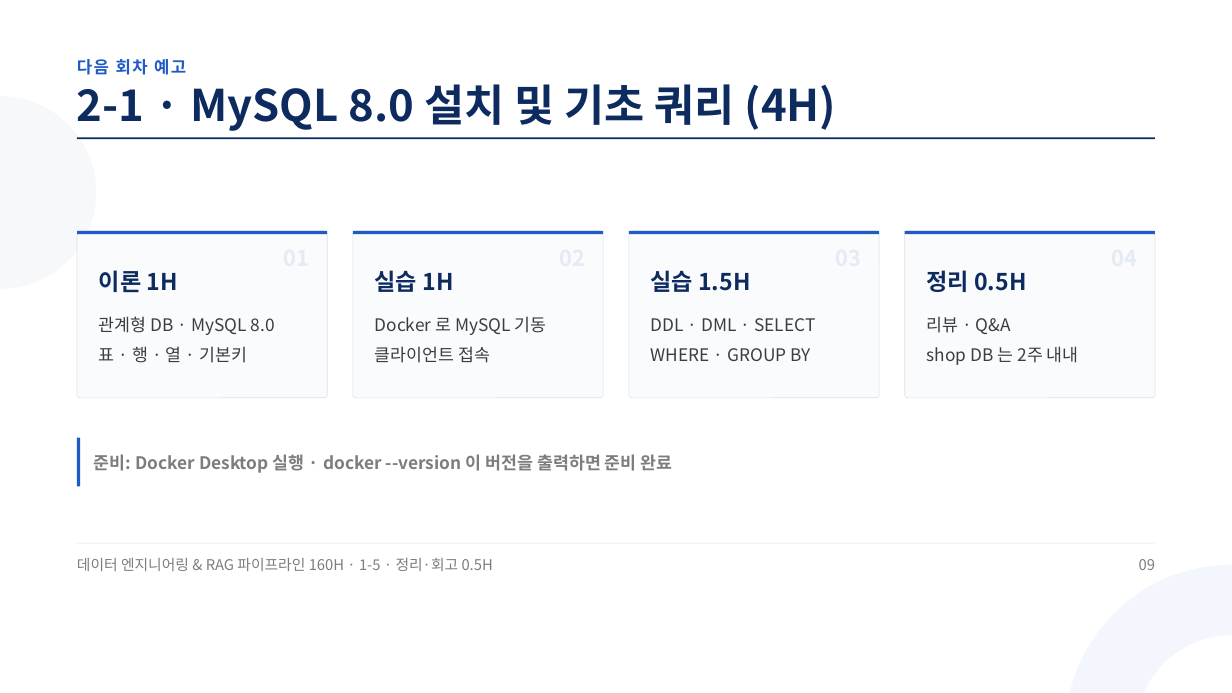
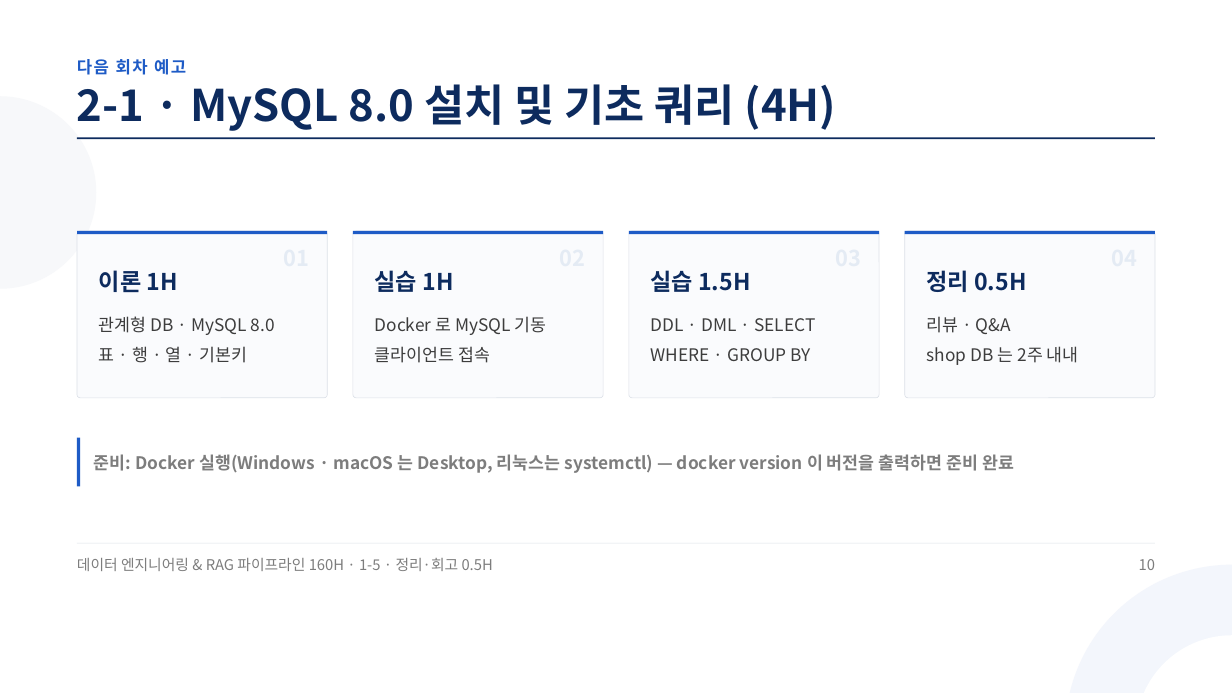
Before and after one commit to aebonlee/materials, a slide deck: slide 10 of data-eng/decks/w1d5s4.pptx (slide 9 before the commit). Drawn at 1232x693 pixels with LibreOffice and Linux fonts; fonts in the diff are those of the drawing. Boxes give left, top, right and bottom in pixels: in the first picture for what was removed or moved away, otherwise in the second. Text is boxed around its words. In the diff, an @@ line names an element or a change of style, - is before the commit and + after.

```diff
--- a/data-eng/decks/w1d5s4.pptx
+++ b/data-eng/decks/w1d5s4.pptx
@@ text at (94,454,1014,473): text changed @@
-준비: Docker Desktop 실행 · docker --version 이 버전을 출력하면 준비 완료
+준비: Docker 실행(Windows · macOS 는 Desktop, 리눅스는 systemctl) — docker version 이 버전을 출력하면 준비 완료
@@ text at (1139,559,1155,570): text changed @@
-09
+10
```
Also in this commit, not shown: 6 other slides changed, 1 slide added, 9 other files.
